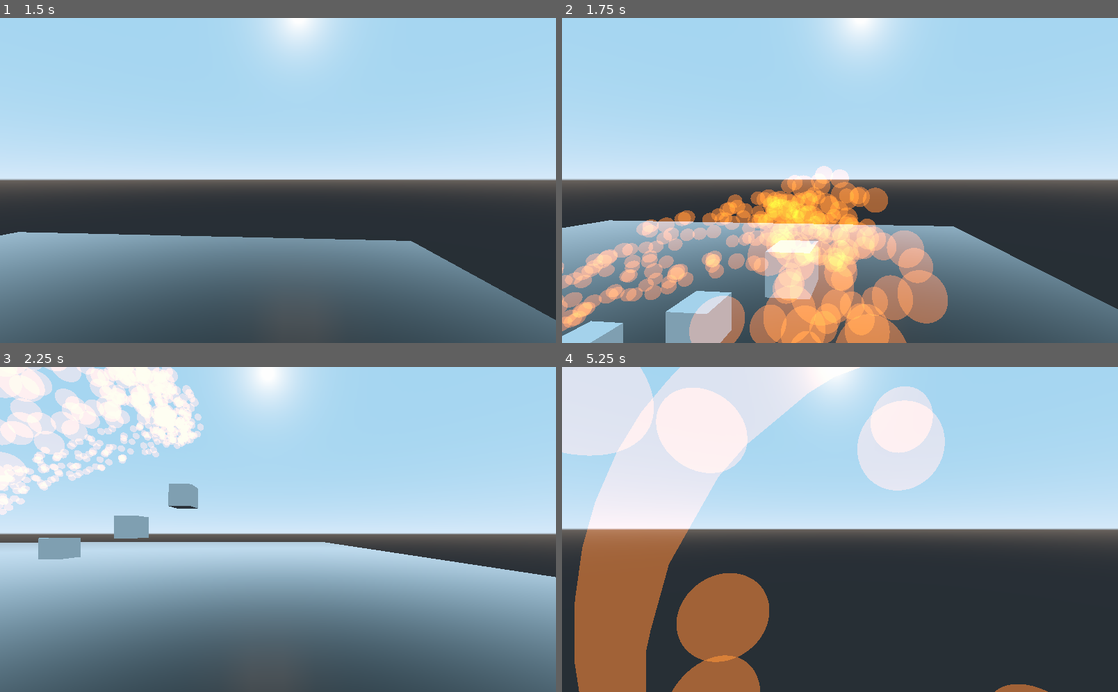
Above: before the commit, frames 1-4 (two rows, left to right).
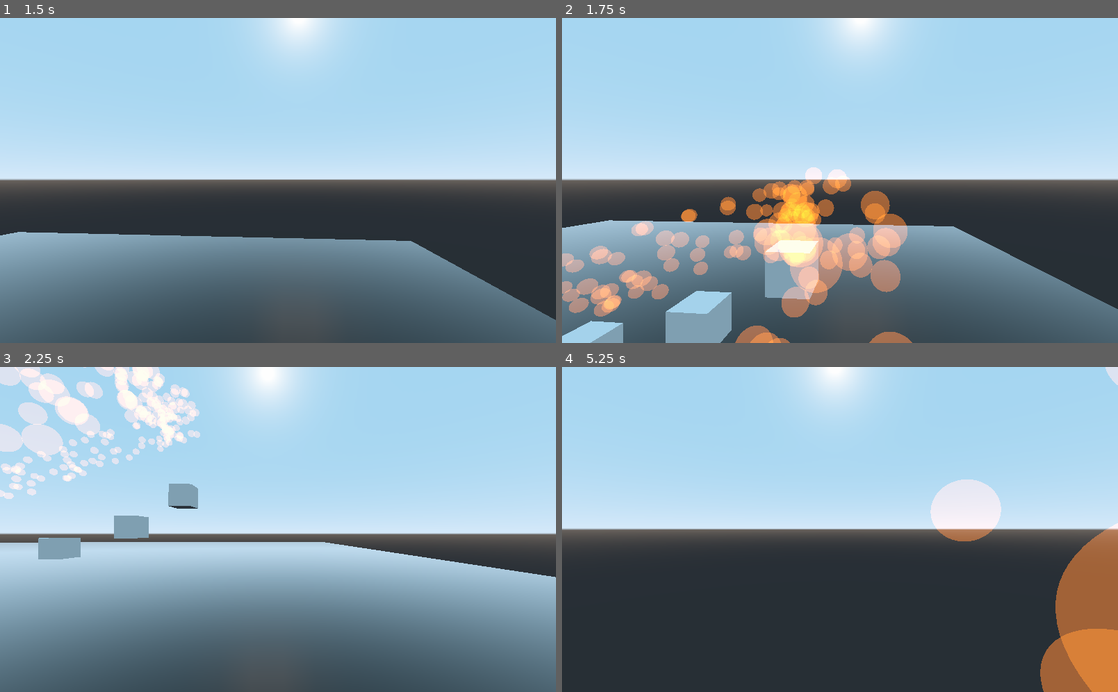
Above: after the commit, the same moments.

Repository: Jshigoodies/Experiment
Game: Godot game, scene res://Testing/TestWorld.tscn
Same seed, same stepped clock (60 frames per second), same inputs: the game is played once before the commit and once after it.
Inputs (mouse positions are in pixels of both pictures, inside the frame that each line leads up to):
- Up to frame 1 (1.5 s): tap Enter at 0.5 s; move the mouse to (305, 180) at 0.52 s; hold D (right) 0.53-1.28 s; tap Shift (sprint) at 0.6 s; tap Space (jump) at 0.77 s; move the mouse to (250, 180) at 1.27 s; hold S (backward) from 1.28 s (still down); tap W (foward) at 1.35 s
- Up to frame 2 (1.75 s): keep holding S (backward); tap Space (jump) at 1.52 s; tap Shift (sprint) at 1.55 s
- Up to frame 3 (2.25 s): move the mouse to (289, 523) at 2.02 s; release S (backward) at 2.03 s; hold D (right) from 2.03 s (still down); tap Shift (sprint) at 2.1 s
- Up to frame 4 (5.25 s): move the mouse to (834, 536) at 2.77 s; tap Shift (sprint) at 2.85, 3.8, 4.35, 5.1 s; tap Space (jump) at 3.02, 3.77, 4.52 s; move the mouse to (878, 532) at 3.52 s; release D (right) at 3.53 s; hold W (foward) 3.53-4.28 s; hold A (left) 3.53-5.03 s; move the mouse to (795, 526) at 4.27 s; move the mouse to (845, 529) at 5.02 s; hold S (backward) from 5.03 s (still down)

Frame 1 is identical in both runs. In frame 2, 18% of the frame differs, in the area x 0-70%, y 45-100%; in frame 3, 7.1%; in frame 4, 39%, in the area x 0-100%, y 0-100%.

Commit message:
particles activate on player only if player is boosting

Diff:
--- a/Player/Player.gd
+++ b/Player/Player.gd
@@ -5,6 +5,7 @@
 const MOUSE_SENSITIVITY = 0.1
 
 onready var camera = $CamRoot/Camera
+onready var particleSystem = $boosterEffect/Particles
 
 var velocity = Vector3.ZERO
 var current_vel = Vector3.ZERO
@@ -60,6 +61,7 @@
 	if Input.is_action_just_pressed("sprint"):
 		if is_boosting == false:
 			is_boosting = true
+			particleSystem.emitting = true
 			$BoostTimer.start()
 			emit_signal("camera_shake")
 
@@ -95,3 +97,4 @@
 
 func _on_BoosterTimer_timeout():
 	is_boosting = false
+	particleSystem.emitting = false
--- a/Player/Player.tscn
+++ b/Player/Player.tscn
@@ -63,7 +63,8 @@
 
 [node name="Particles" type="Particles" parent="boosterEffect"]
 material_override = SubResource( 3 )
-amount = 2048
+emitting = false
+amount = 1024
 lifetime = 5.0
 local_coords = false
 process_material = SubResource( 4 )
